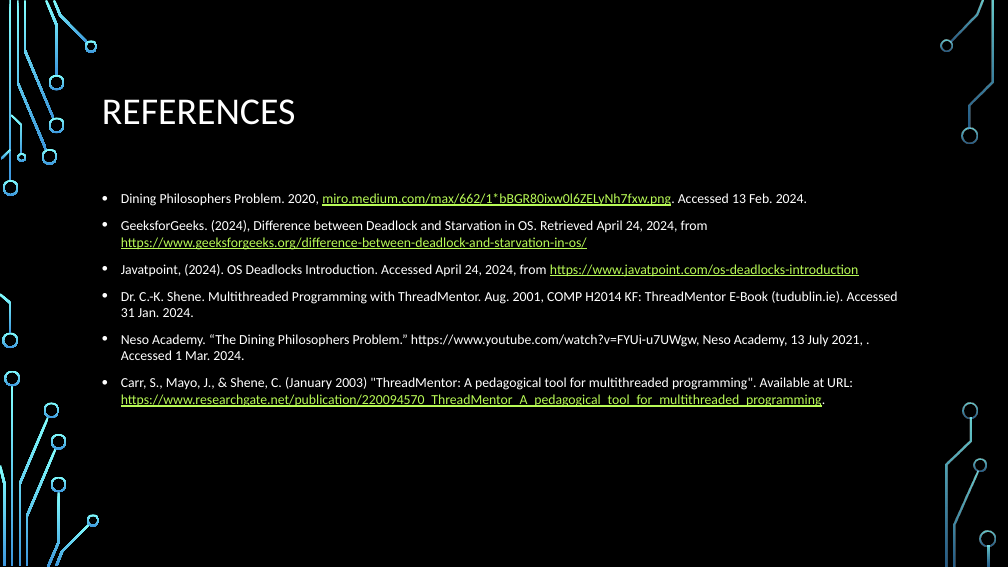
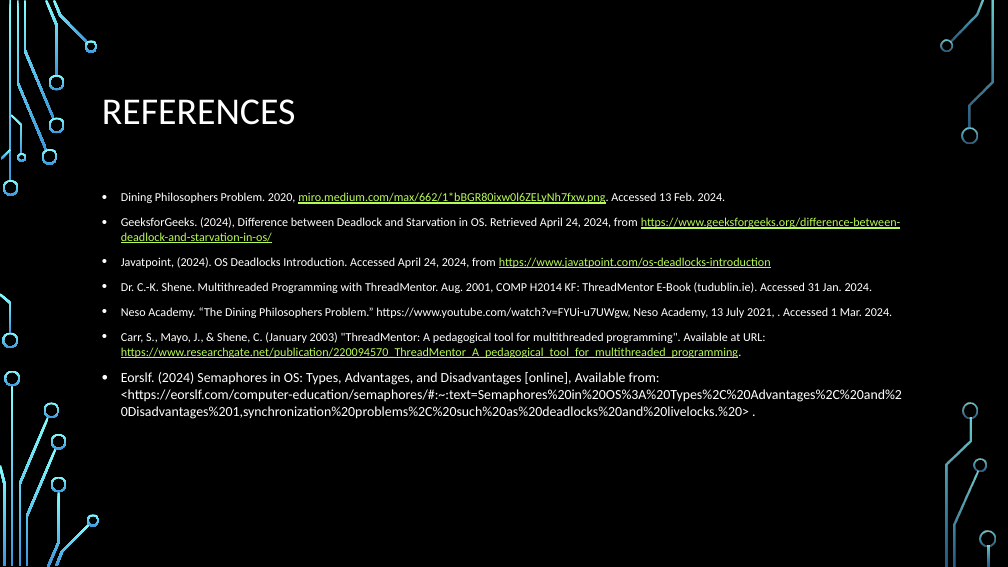
Before and after one commit to StevenKelly99/Stressfree-Pets, a slide deck: slide 16 of final_Presentation_New.pptx. Drawn at 1008x567 pixels with LibreOffice and Linux fonts; fonts in the diff are those of the drawing; background and template pictures are left out. Boxes give left, top, right and bottom in pixels: in the first picture for what was removed or moved away, otherwise in the second. Text is boxed around its words. In the diff, an @@ line names an element or a change of style, - is before the commit and + after.

Commit message:
newOS

```diff
--- a/final_Presentation_New.pptx
+++ b/final_Presentation_New.pptx
@@ text at [121,192,901,358]: size 13.1 to 11.6 pt in "Dining Philosophers Problem. 2020, miro.medium.com/max/662/1 ...", "GeeksforGeeks. (2024), Difference between Deadlock and Starv ...", "Javatpoint, (2024). OS Deadlocks Introduction. Accessed Apri ...", "Dr. C.-K. Shene. Multithreaded Programming with ThreadMentor ..." and 2 more places @@
@@ text at [121,372,902,419]: paragraph added @@
+• Eorslf. (2024) Semaphores in OS: Types, Advantages, and Disadvantages [online], Available from: <https://eorslf.com/computer-education/semaphores/#:~:text=Semaphores%20in%20OS%3A%20Types%2C%20Advantages%2C%20and%20Disadvantages%201,synchronization%20problems%2C%20such%20as%20deadlocks%20and%20livelocks.%20> .
```
Also in this commit, not shown: 1 other slide changed.
